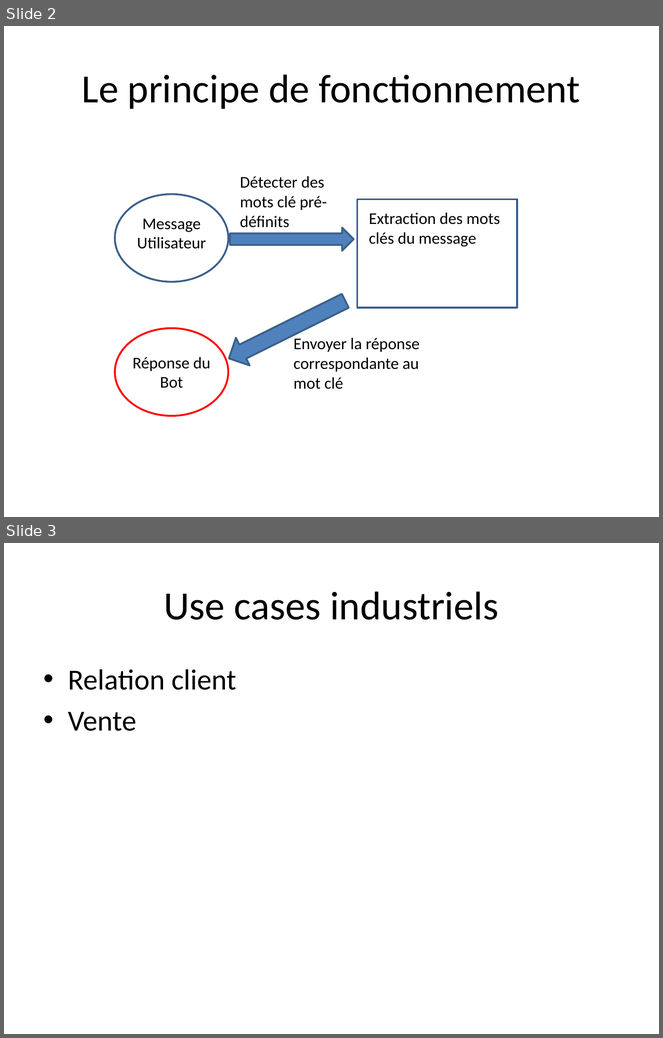
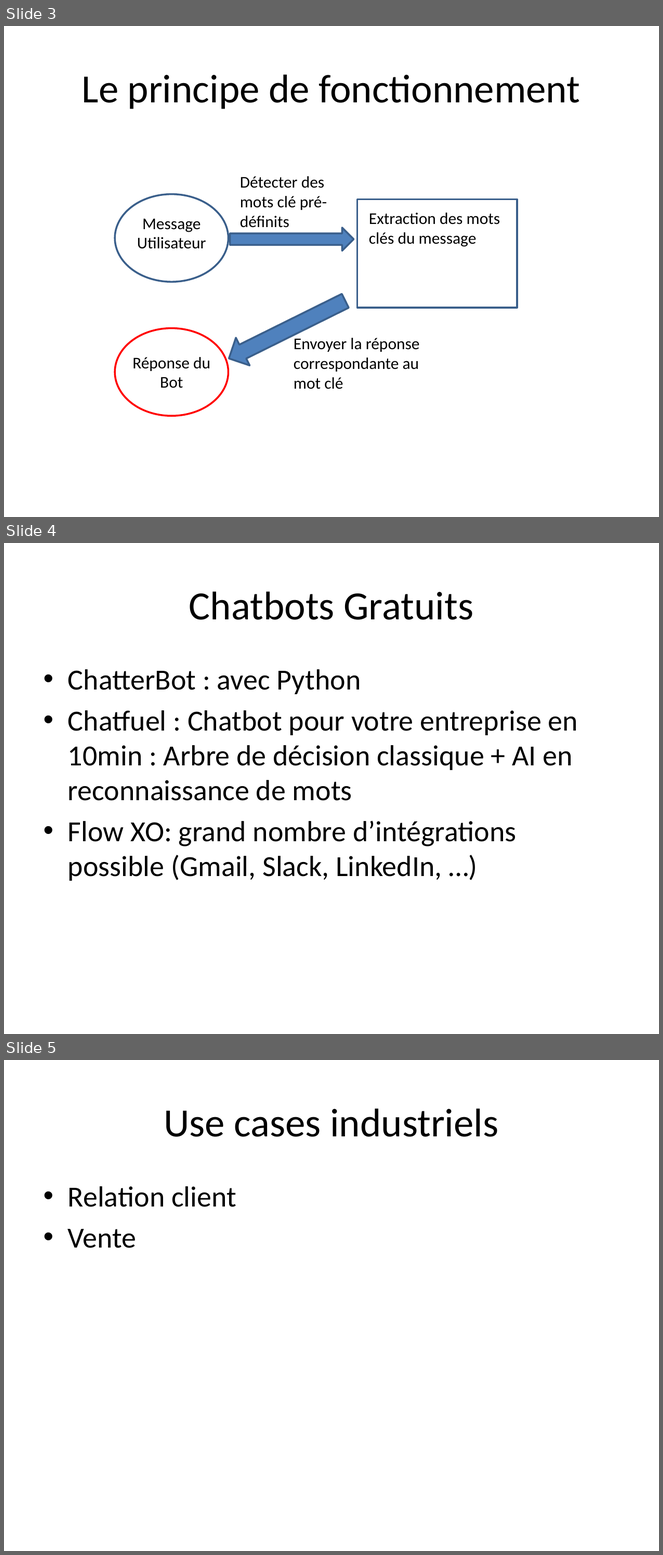
Before and after one commit to rafikdatascience/Artificial-Intelligence, a slide deck: Presentations/Chatbots – Agent conversationel.pptx. Shown one above the other, each under a label of ours: slides 2 and 3 before the commit, slides 3, 4 and 5 after it. The pictures are 663x1038 and 663x1555 pixels, drawn with LibreOffice and Linux fonts; fonts in the diff are those of the drawing. Boxes give left, top, right and bottom in pixels: in the first picture for what was removed or moved away, otherwise in the second. Text is boxed around its words. In the diff, an @@ line names an element or a change of style, - is before the commit and + after.

```diff
--- a/Presentations/Chatbots – Agent conversationel.pptx
+++ b/Presentations/Chatbots – Agent conversationel.pptx
@@ slide 4 added at [4,543,659,1034], background #FFFFFF @@
@@ title added at [189,591,474,620], 44 pt, text #000000 @@
+Chatbots Gratuits
@@ text added at [68,669,578,881], 32 pt, text #000000 @@
+• ChatterBot : avec Python
+• Chatfuel : Chatbot pour votre entreprise en 10min : Arbre de décision classique + AI en reconnaissance de mots
+• Flow XO: grand nombre d’intégrations possible (Gmail, Slack, LinkedIn, …)
@@ what was slide 2 is now slide 3 @@
@@ what was slide 3 is now slide 5 @@
```
Also in this commit, not shown: 2 other slides added, 2 other files.
